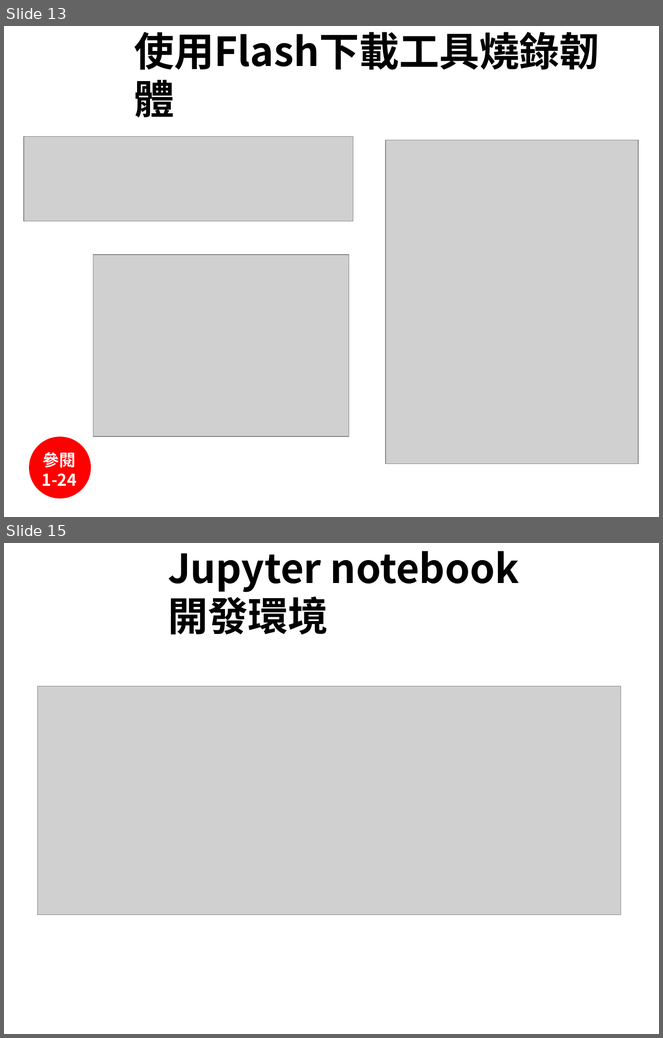
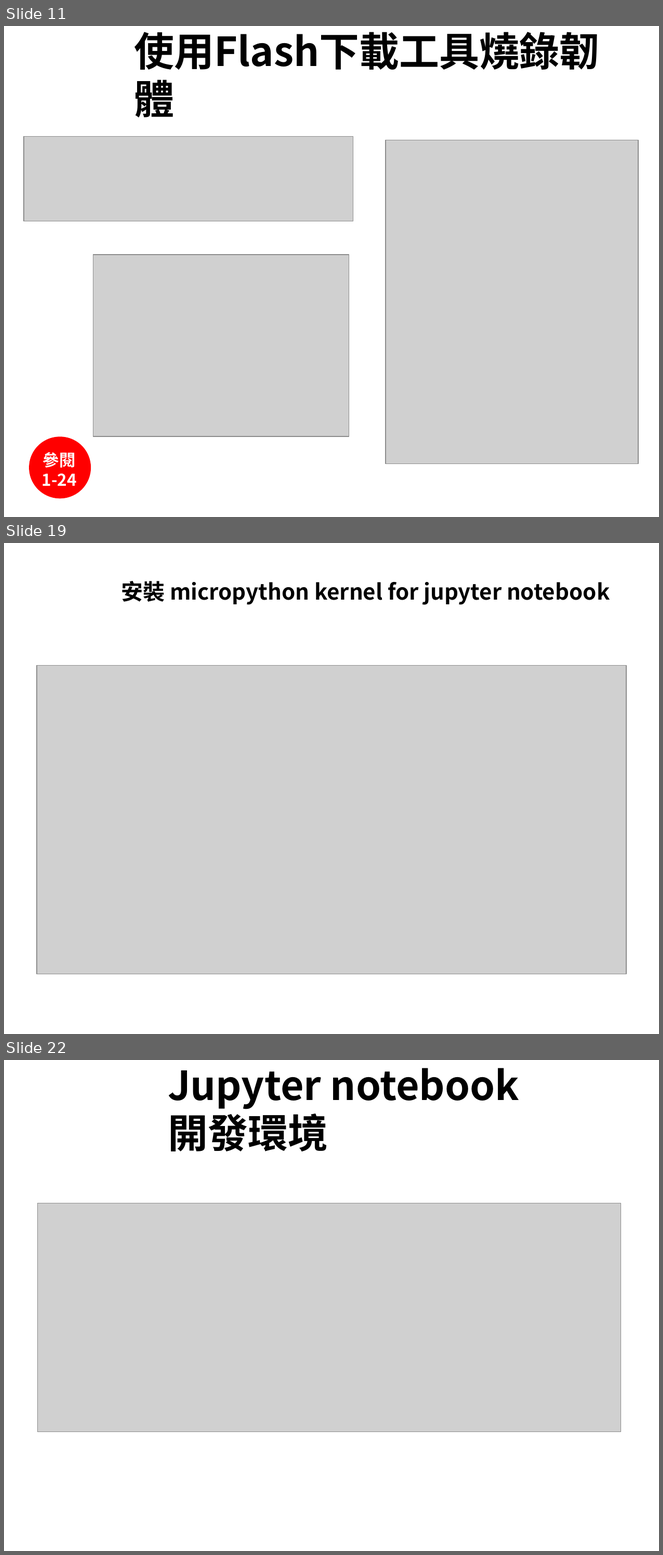
Before and after one commit to jumbokh/micropython_class, a slide deck: Micropython_20200613.pptx. Shown one above the other, each under a label of ours: slides 13 and 15 before the commit, slides 11, 19 and 22 after it; the slides between them are not shown. The pictures are 663x1038 and 663x1555 pixels, drawn with LibreOffice and Linux fonts; fonts in the diff are those of the drawing; grey boxes stand for pictures; background and template pictures are left out. Boxes give left, top, right and bottom in pixels: in the first picture for what was removed or moved away, otherwise in the second. Text is boxed around its words. In the diff, an @@ line names an element or a change of style, - is before the commit and + after.

```diff
--- a/Micropython_20200613.pptx
+++ b/Micropython_20200613.pptx
@@ slide 19 added at (4, 543, 659, 1034), background #FFFFFF @@
@@ title added at (122, 581, 610, 605), 24 pt, text #000000, bold @@
+安裝 micropython kernel for jupyter notebook
@@ picture added at (37, 666, 626, 974) @@
@@ what was slide 13 is now slide 11 @@
@@ what was slide 15 is now slide 22 @@
```
Also in this commit, not shown: 1 slide changed, 12 other slides added, 3 slides removed, 1 other file.
